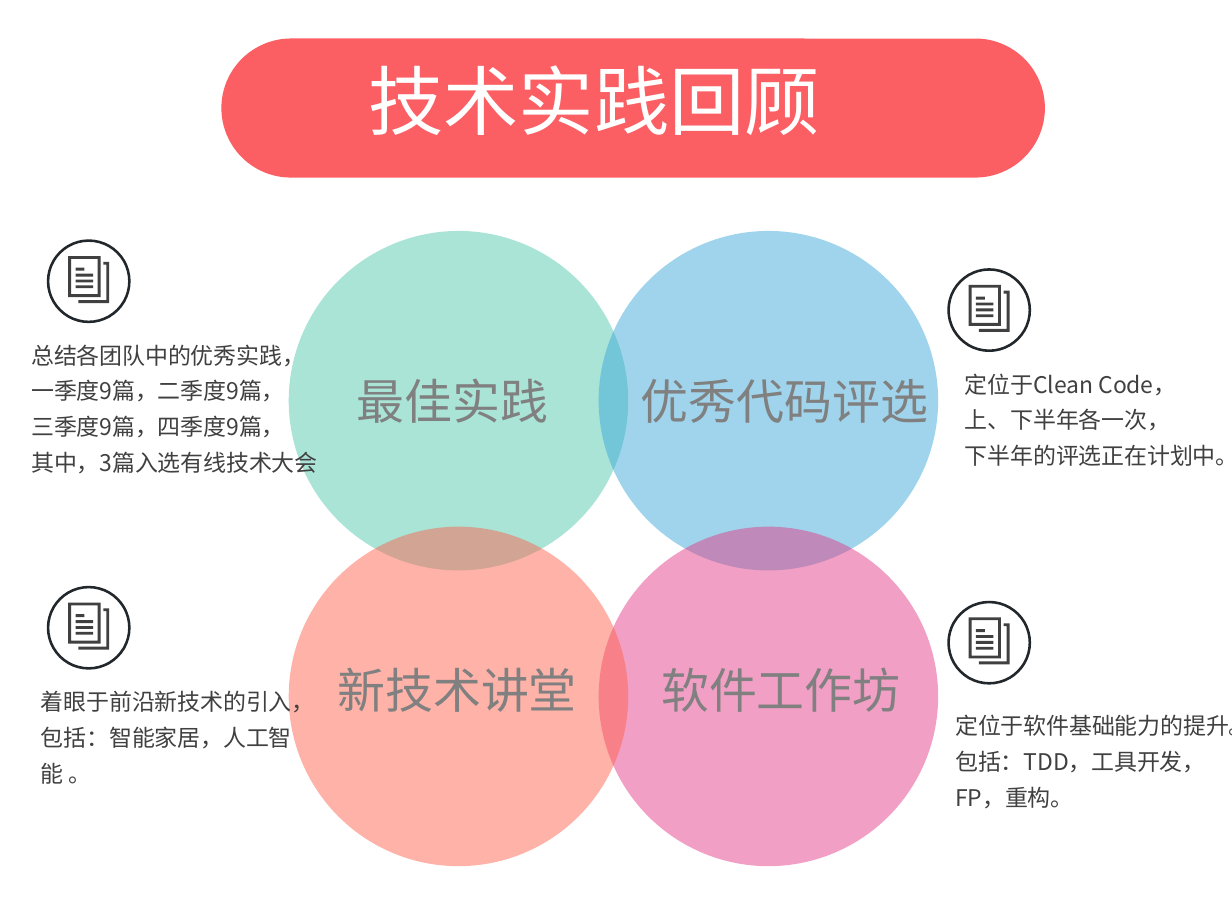
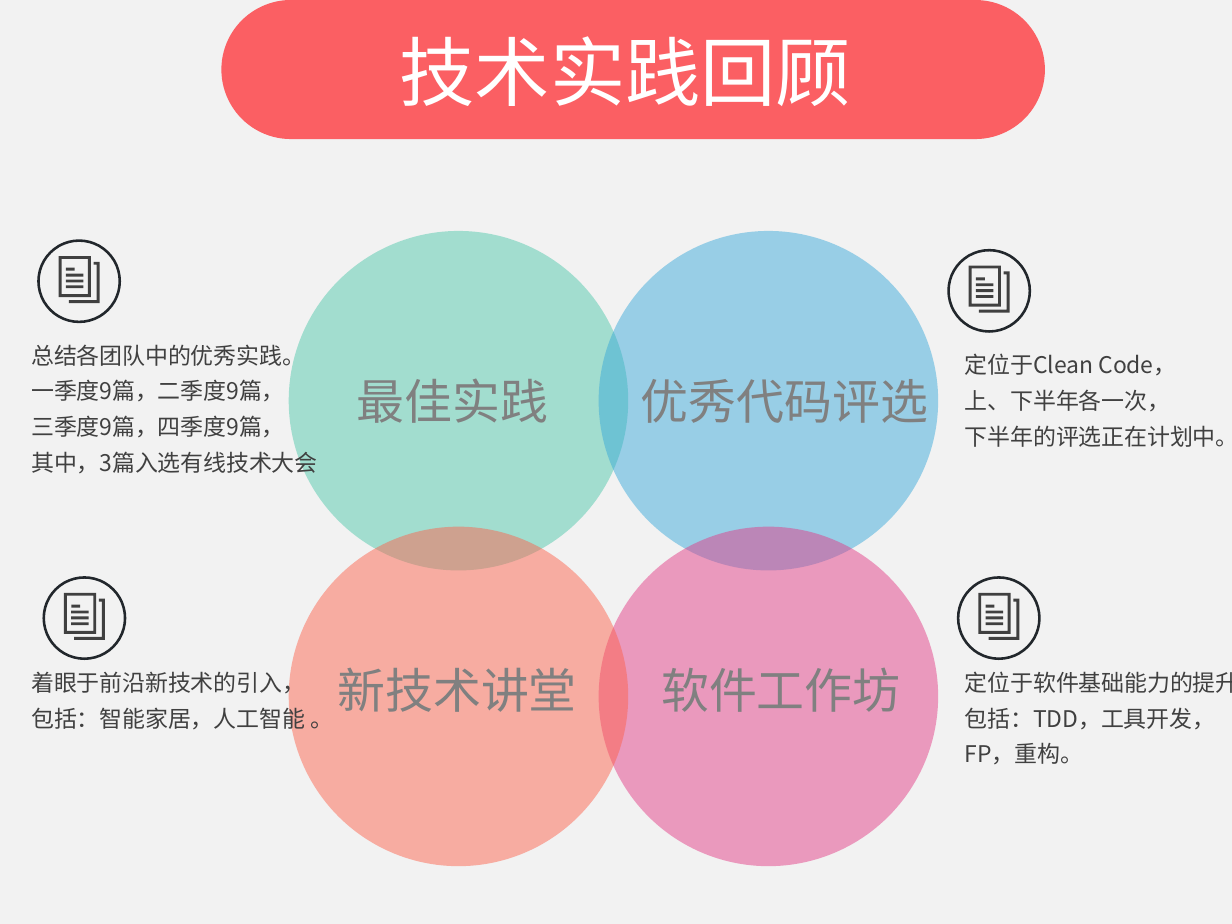
Before and after one commit to zhizhuwang/codekata, a slide deck: slide 3 of Resources/poster/2016技术实践总结.pptx (slide 4 before the commit). Drawn at 1232x924 pixels with LibreOffice and Linux fonts; fonts in the diff are those of the drawing. Boxes give left, top, right and bottom in pixels: in the first picture for what was removed or moved away, otherwise in the second. Text is boxed around its words. In the diff, an @@ line names an element or a change of style, - is before the commit and + after.

```diff
--- a/Resources/poster/2016技术实践总结.pptx
+++ b/Resources/poster/2016技术实践总结.pptx
@@ background #CCE8CF to #BDE1C1 @@
@@ rounded rectangle moved from (x1=222, y1=38, x2=1045, y2=177) to (x1=222, y1=0, x2=1045, y2=139) @@
@@ text "技术实践回顾" moved from (x1=368, y1=65, x2=820, y2=135) to (x1=400, y1=36, x2=852, y2=106) @@
@@ text "技术实践回顾" at (x1=400, y1=36, x2=852, y2=106): alignment left to centre @@
@@ 4 rectangles, 2 freeform shapes, 1 ellipse moved together from (x1=48, y1=240, x2=129, y2=322) to (x1=38, y1=240, x2=120, y2=322) @@
@@ 4 rectangles, 2 freeform shapes, 1 text, 1 ellipse moved together from (x1=949, y1=270, x2=1232, y2=466) to (x1=949, y1=250, x2=1232, y2=447) @@
@@ text at (x1=31, y1=341, x2=305, y2=370): text changed @@
-总结各团队中的优秀实践，
+总结各团队中的优秀实践。
@@ 4 rectangles, 2 freeform shapes, 1 ellipse moved together from (x1=48, y1=588, x2=129, y2=669) to (x1=44, y1=578, x2=126, y2=659) @@
@@ 4 rectangles, 2 freeform shapes, 1 ellipse moved together from (x1=949, y1=602, x2=1030, y2=684) to (x1=958, y1=578, x2=1040, y2=659) @@
@@ text "着眼于前沿新技术的引入，" moved from (x1=41, y1=687, x2=315, y2=716) to (x1=31, y1=668, x2=305, y2=697) @@
@@ text "定位于软件基础能力的提升。" rewrapped from (x1=955, y1=714, x2=1232, y2=808) to (x1=965, y1=671, x2=1232, y2=764) @@
```
Also in this commit, not shown: 3 other slides changed, 1 slide added, 3 slides removed, 1 other file.
